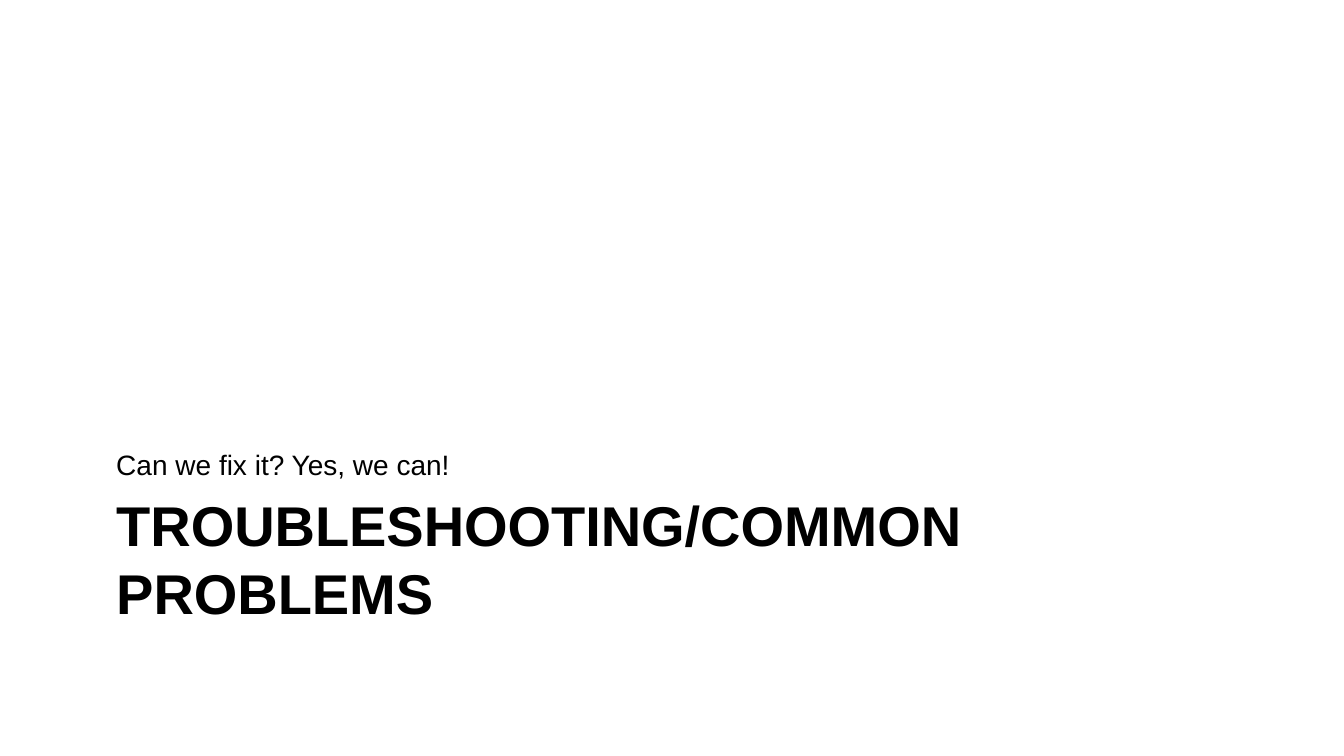
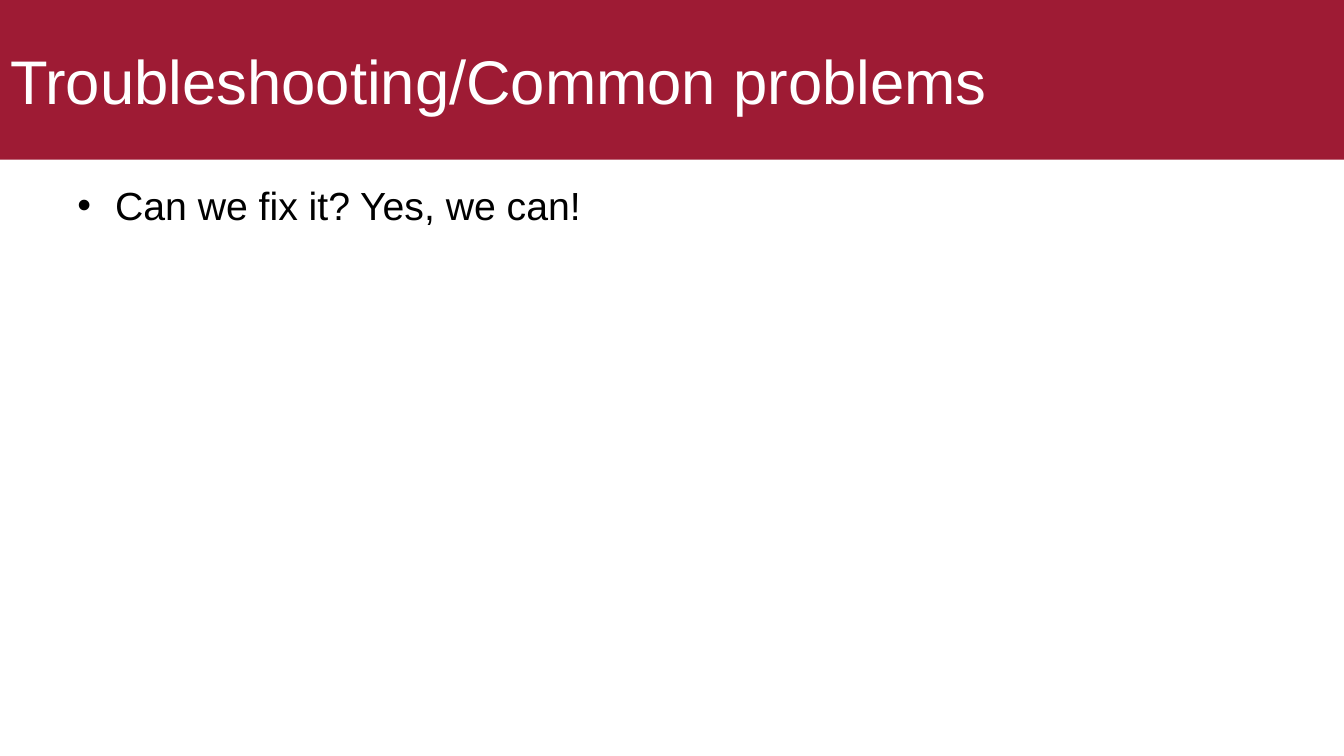
Before and after one commit to ekof-dss/teaching-samples-2021-22, a slide deck: slide 9 of presentations/03-02-css.ppt (slide 11 before the commit). Drawn at 1344x756 pixels with LibreOffice and Linux fonts; fonts in the diff are those of the drawing. Boxes give left, top, right and bottom in pixels: in the first picture for what was removed or moved away, otherwise in the second. Text is boxed around its words. In the diff, an @@ line names an element or a change of style, - is before the commit and + after.

```diff
--- a/presentations/03-02-css.ppt
+++ b/presentations/03-02-css.ppt
@@ title "Troubleshooting/Common problems" resized from (x1=116, y1=505, x2=961, y2=615) to (x1=0, y1=0, x2=1344, y2=159) @@
@@ title "Troubleshooting/Common problems" at (x1=0, y1=0, x2=1344, y2=159): vertical alignment top to middle; fill none to #9E1B34 @@
@@ title at (x1=10, y1=59, x2=986, y2=116): text changed; size 40 to 44 pt; text colour #000000 to #FFFFFF; bold off @@
-TROUBLESHOOTING/COMMON PROBLEMS
+Troubleshooting/Common problems
@@ text "Can we fix it? Yes, ..." moved from (x1=116, y1=454, x2=450, y2=479) to (x1=115, y1=191, x2=581, y2=225) @@
@@ text "Can we fix it? Yes, ..." at (x1=115, y1=191, x2=581, y2=225): size 20 to 28 pt; bullet none to •; more space between paragraphs; vertical alignment bottom to top @@
```
Also in this commit, not shown: 13 other slides changed, 2 slides added, 6 slides removed, 6 other files.
